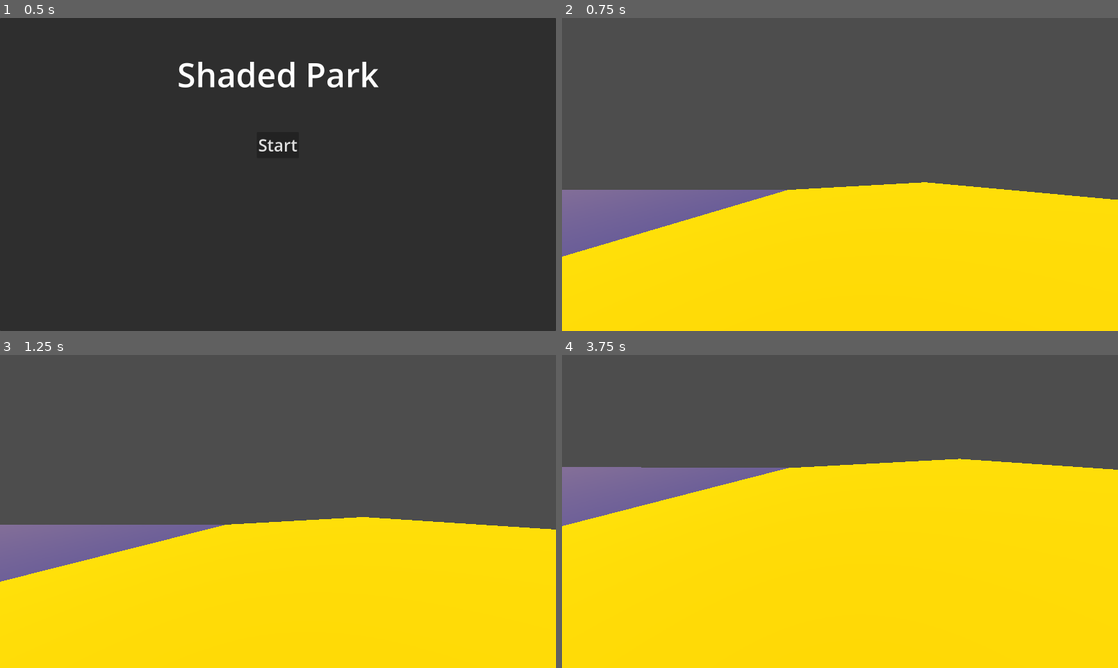
Above: before the commit, frames 1-4 (two rows, left to right).
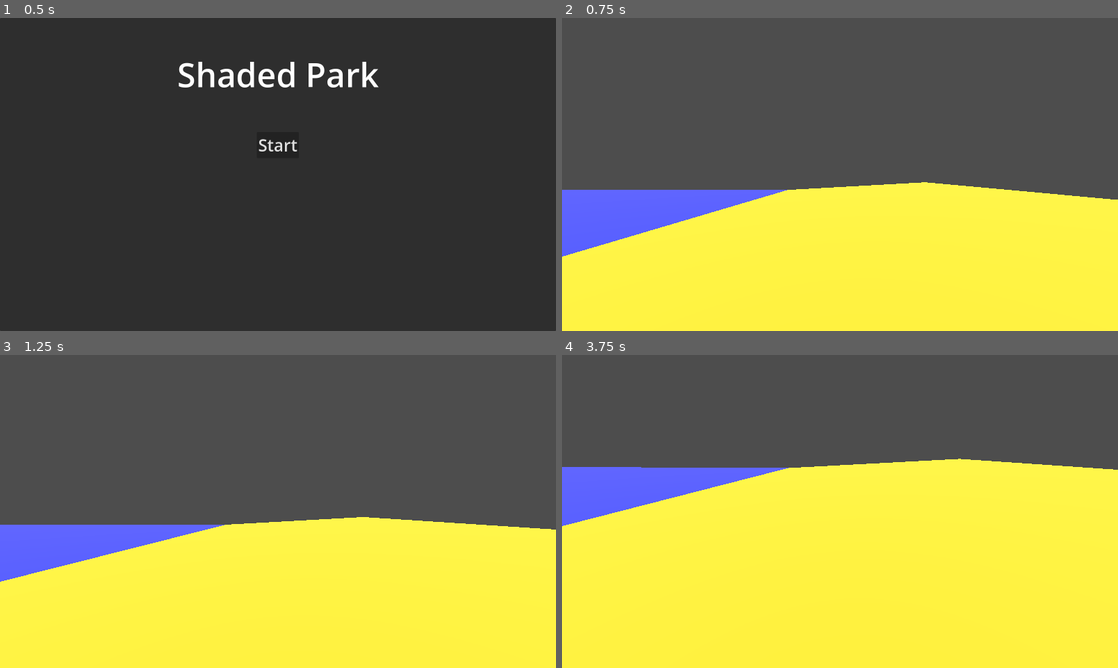
Above: after the commit, the same moments.

Repository: Spooked2/Shaded-Park
Game: Godot game, scene res://main_menu.tscn
The game is run twice, just before and just after one commit, with the same random seed, the same clock (stepped at 60 frames per second) and the same inputs.
Inputs (mouse positions are in pixels of both pictures, inside the frame that each line leads up to):
- Up to frame 1 (0.5 s): no input
- Up to frame 2 (0.75 s): click "Start" at 0.5 s
- Up to frame 3 (1.25 s): no input
- Up to frame 4 (3.75 s): tap Enter at 1.25 s; move the mouse to (867, 511) at 1.27 s; hold W (move_forward) from 1.28 s (still down); move the mouse to (812, 511) at 2.02 s; tap Space at 2.75 s; move the mouse to (851, 505) at 2.77 s; move the mouse to (834, 517) at 3.52 s

Frame 1 is identical in both runs. In frame 2, 45% of the frame differs, in the area x 0-100%, y 52-100%; in frame 3, 46%; in frame 4, 65%, in the area x 0-100%, y 33-100%.

Commit message:
CHANGE moved the position of the sun

Diff:
--- a/levels/beach/beach.tscn
+++ b/levels/beach/beach.tscn
@@ -29,9 +29,9 @@
 environment = SubResource("Environment_k8g7j")
 
 [node name="Sun" type="DirectionalLight3D" parent="." unique_id=598865741]
-transform = Transform3D(-2.5859883e-08, 0.80622774, -0.59160525, 3.5241342e-08, 0.59160525, 0.8062278, 1, -7.1054265e-15, -4.3711395e-08, -132.8423, 375.9306, -82.95094)
-light_color = Color(0.975861, 0.7594072, 0.12035329, 1)
-light_energy = 8.0
+transform = Transform3D(-3.0287023e-10, 0.999976, -0.006929027, 4.3710347e-08, 0.006929027, 0.999976, 1, -7.105428e-15, -4.3711392e-08, 0.8615265, 375.9306, -82.95094)
+light_color = Color(0.99892086, 0.8995953, 0.6727849, 1)
+light_energy = 6.0
 light_angular_distance = 0.5
 shadow_enabled = true
 
